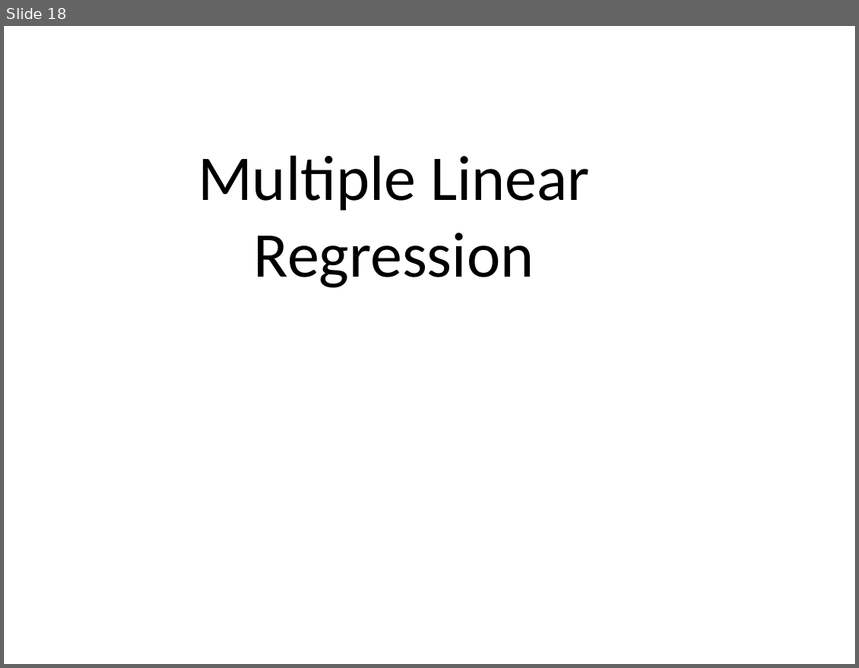
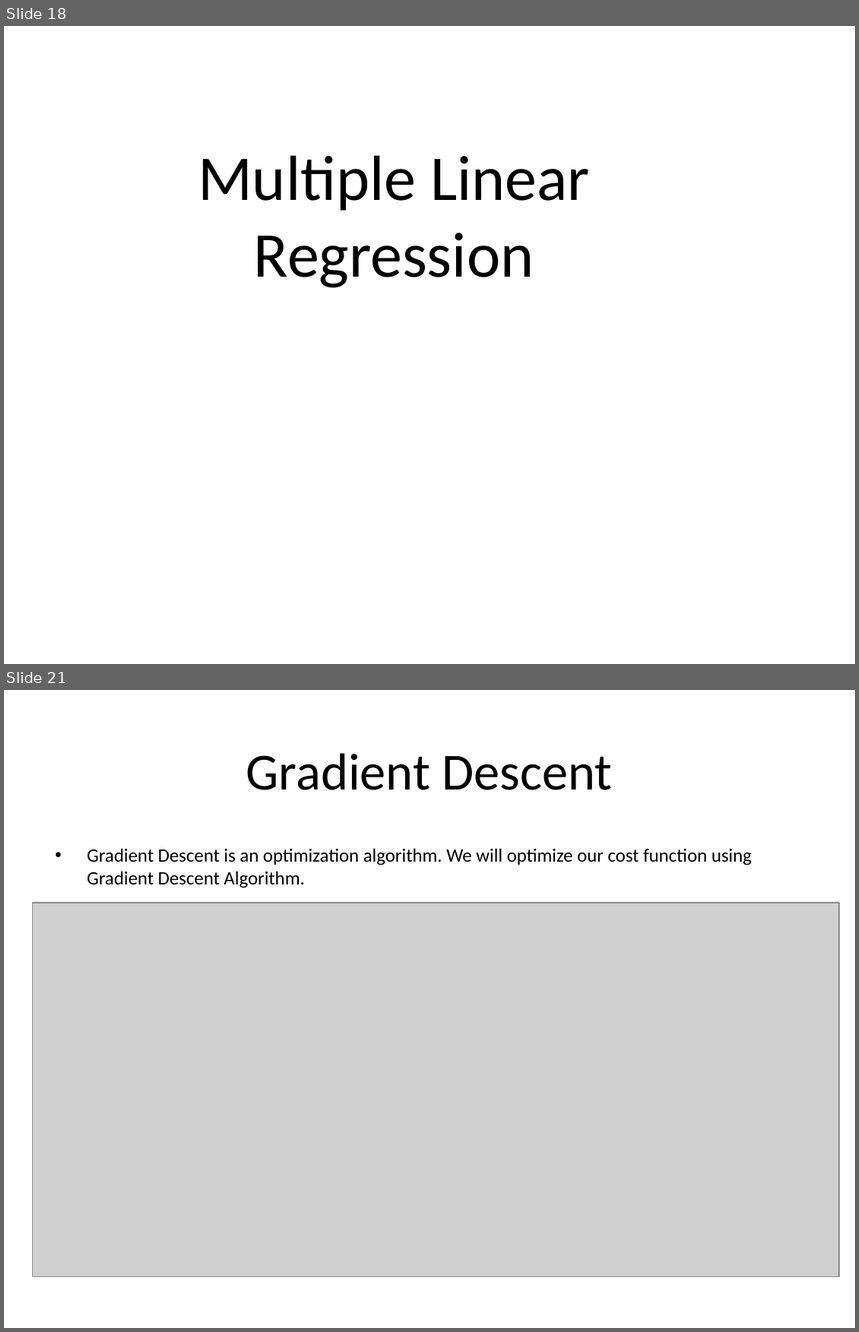
Before and after one commit to Paritosh535/Machine_Learning_Training, a slide deck: ML/ParitoshData/Regression.pptx. Shown one above the other, each under a label of ours: slide 18 before the commit, slides 18 and 21 after it; the slides between them are not shown. The pictures are 859x668 and 859x1332 pixels, drawn with LibreOffice and Linux fonts; fonts in the diff are those of the drawing; grey boxes stand for pictures. Boxes give left, top, right and bottom in pixels: in the first picture for what was removed or moved away, otherwise in the second. Text is boxed around its words. In the diff, an @@ line names an element or a change of style, - is before the commit and + after.

```diff
--- a/ML/ParitoshData/Regression.pptx
+++ b/ML/ParitoshData/Regression.pptx
@@ slide 21 added at [4, 690, 855, 1328], background #FFFFFF @@
@@ title added at [246, 753, 612, 790], 44 pt, text #000000 @@
+Gradient Descent
@@ text added at [87, 848, 752, 888], 16 pt, text #000000 @@
+• Gradient Descent is an optimization algorithm. We will optimize our cost function using Gradient Descent Algorithm.
@@ picture added at [32, 903, 839, 1277] @@
```
Also in this commit, not shown: 17 other slides added, 10 other files.
